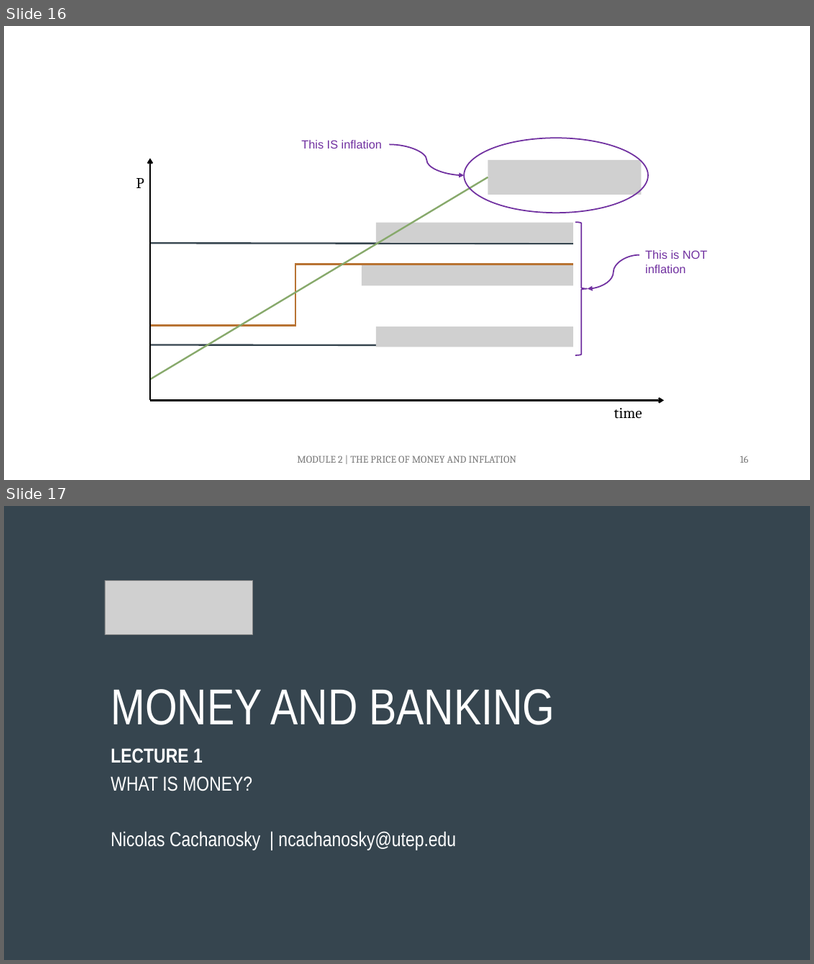
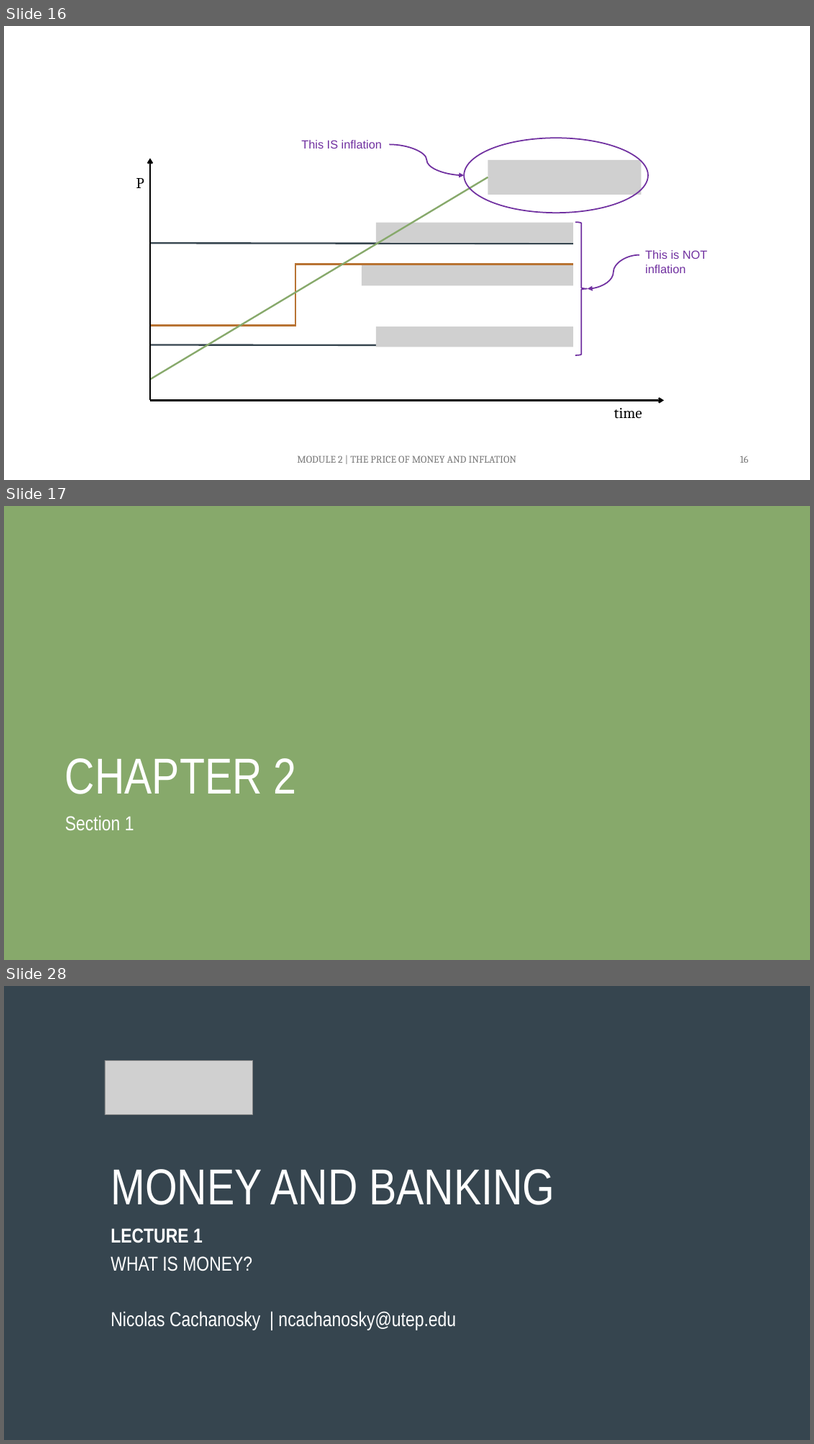
Before and after one commit to ncachanosky/ECON-3320-online, a slide deck: figures/figures.pptx. Shown one above the other, each under a label of ours: slides 16 and 17 before the commit, slides 16, 17 and 28 after it; the slides between them are not shown. The pictures are 814x964 and 814x1444 pixels, drawn with LibreOffice and Linux fonts; fonts in the diff are those of the drawing; grey boxes stand for pictures. Boxes give left, top, right and bottom in pixels: in the first picture for what was removed or moved away, otherwise in the second. Text is boxed around its words. In the diff, an @@ line names an element or a change of style, - is before the commit and + after.

```diff
--- a/figures/figures.pptx
+++ b/figures/figures.pptx
@@ slide 17 added at box(4, 506, 810, 960), background #87A96B @@
@@ title added at box(65, 758, 297, 794), 60 pt, text #FFFFFF @@
+CHAPTER 2
@@ text added at box(65, 815, 134, 830), 24 pt, text #FFFFFF @@
+Section 1
@@ what was slide 17 is now slide 28 @@
```
Also in this commit, not shown: 10 other slides added, 23 other files.
